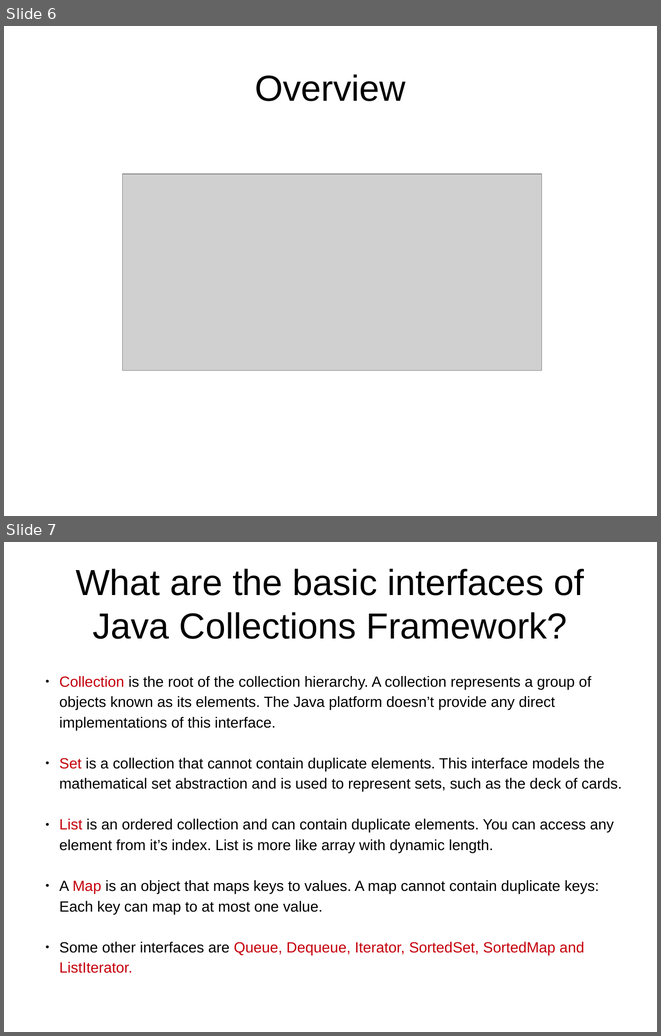
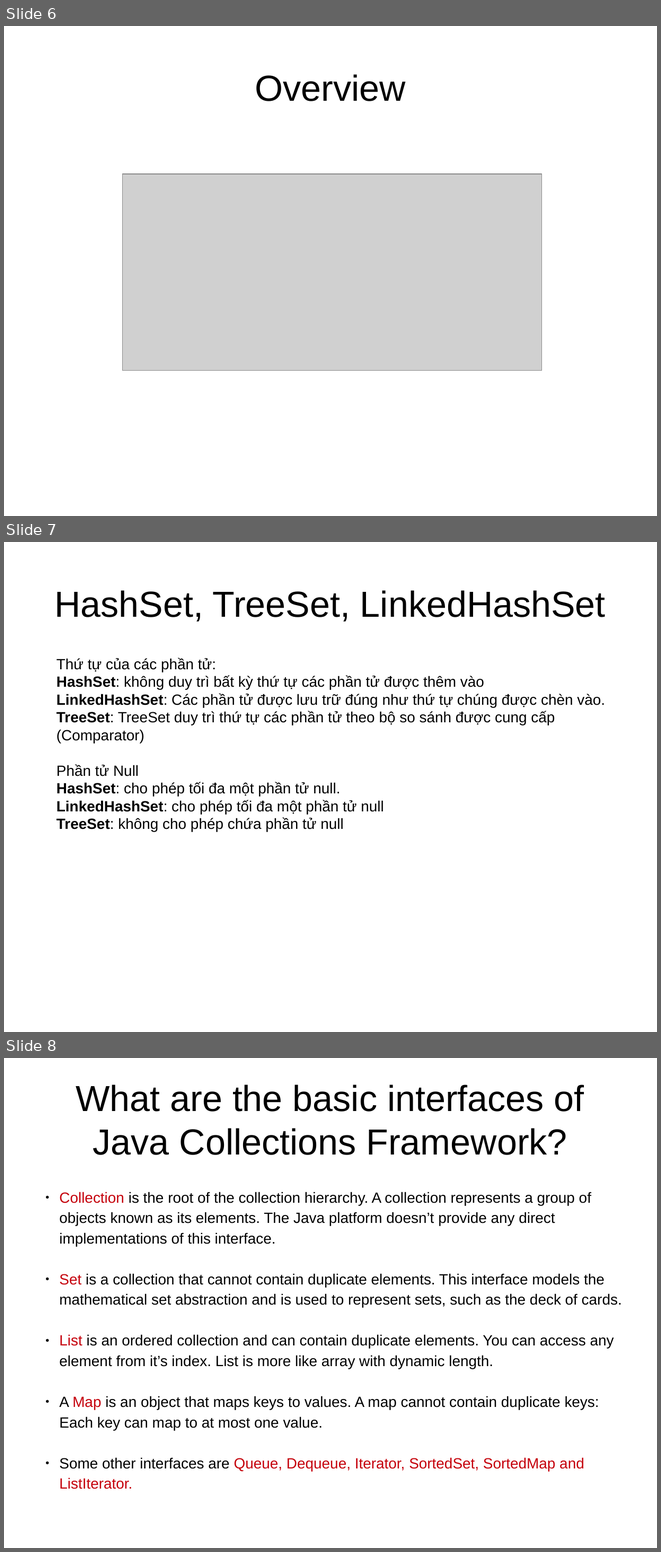
Before and after one commit to truongphan/documents, a slide deck: Collections.pptx. Shown one above the other, each under a label of ours: slides 6 and 7 before the commit, slides 6, 7 and 8 after it. The pictures are 661x1036 and 661x1552 pixels, drawn with LibreOffice and Linux fonts; fonts in the diff are those of the drawing; grey boxes stand for pictures. Boxes give left, top, right and bottom in pixels: in the first picture for what was removed or moved away, otherwise in the second. Text is boxed around its words. In the diff, an @@ line names an element or a change of style, - is before the commit and + after.

```diff
--- a/Collections.pptx
+++ b/Collections.pptx
@@ slide 7 added at (4,542,657,1032), background #FFFFFF @@
@@ text added at (54,590,606,622), 44 pt, text #000000 @@
+HashSet, TreeSet, LinkedHashSet
@@ text added at (56,658,605,832), 18 pt, text #000000 @@
+Thứ tự của các phần tử:
+HashSet: không duy trì bất kỳ thứ tự các phần tử được thêm vào
+LinkedHashSet: Các phần tử được lưu trữ đúng như thứ tự chúng được chèn vào.
+TreeSet: TreeSet duy trì thứ tự các phần tử theo bộ so sánh được cung cấp (Comparator)
+Phần tử Null
+HashSet: cho phép tối đa một phần tử null.
+LinkedHashSet: cho phép tối đa một phần tử null
+TreeSet: không cho phép chứa phần tử null
@@ what was slide 7 is now slide 8 @@
```
Also in this commit, not shown: 3 other files.
